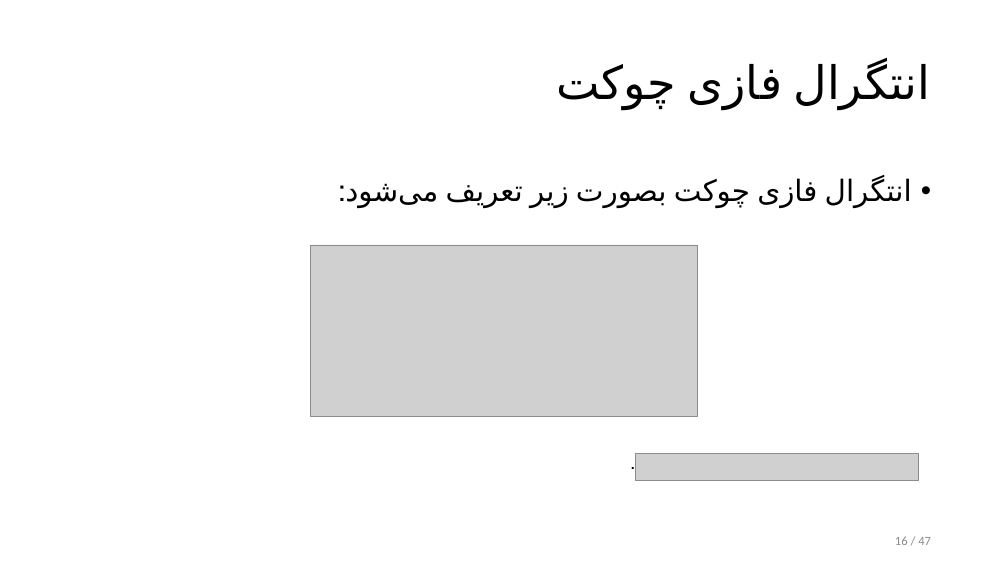
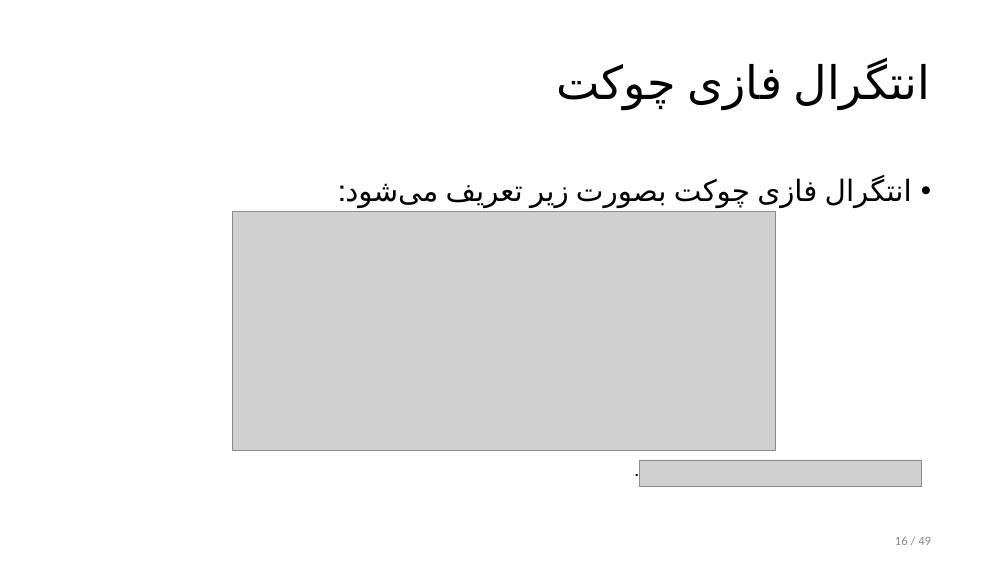
Before and after one commit to alphamarket/defence.pres, a slide deck: slide 16 of defence.pptx. Drawn at 1008x567 pixels with LibreOffice and Linux fonts; fonts in the diff are those of the drawing; grey boxes stand for pictures. Boxes give left, top, right and bottom in pixels: in the first picture for what was removed or moved away, otherwise in the second. Text is boxed around its words. In the diff, an @@ line names an element or a change of style, - is before the commit and + after.

```diff
--- a/defence.pptx
+++ b/defence.pptx
@@ picture resized from (x1=311, y1=245, x2=698, y2=417) to (x1=233, y1=212, x2=776, y2=451) @@
@@ text "." moved from (x1=610, y1=448, x2=643, y2=478) to (x1=614, y1=454, x2=647, y2=485) @@
@@ picture moved from (x1=635, y1=453, x2=918, y2=480) to (x1=639, y1=460, x2=922, y2=487) @@
@@ page number at (x1=895, y1=536, x2=931, y2=545): text changed @@
-16 / 47
+16 / 49
```
Also in this commit, not shown: 12 other slides changed, 2 slides added, 1 slide removed, 2 other files.
